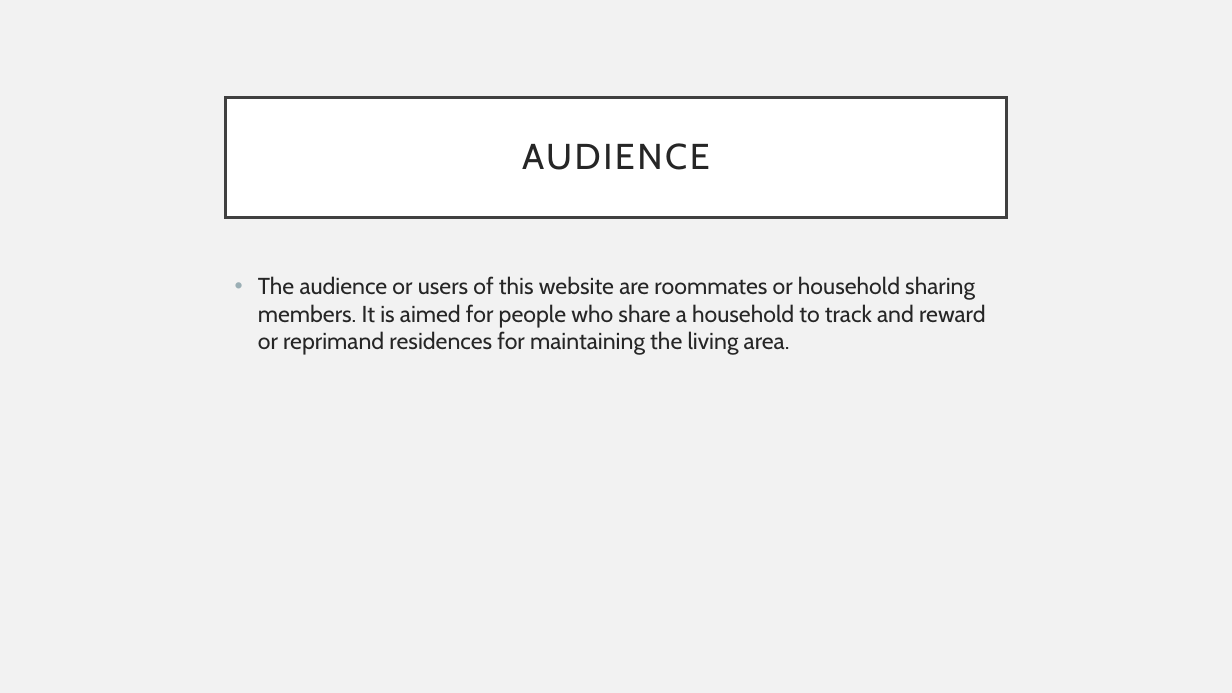
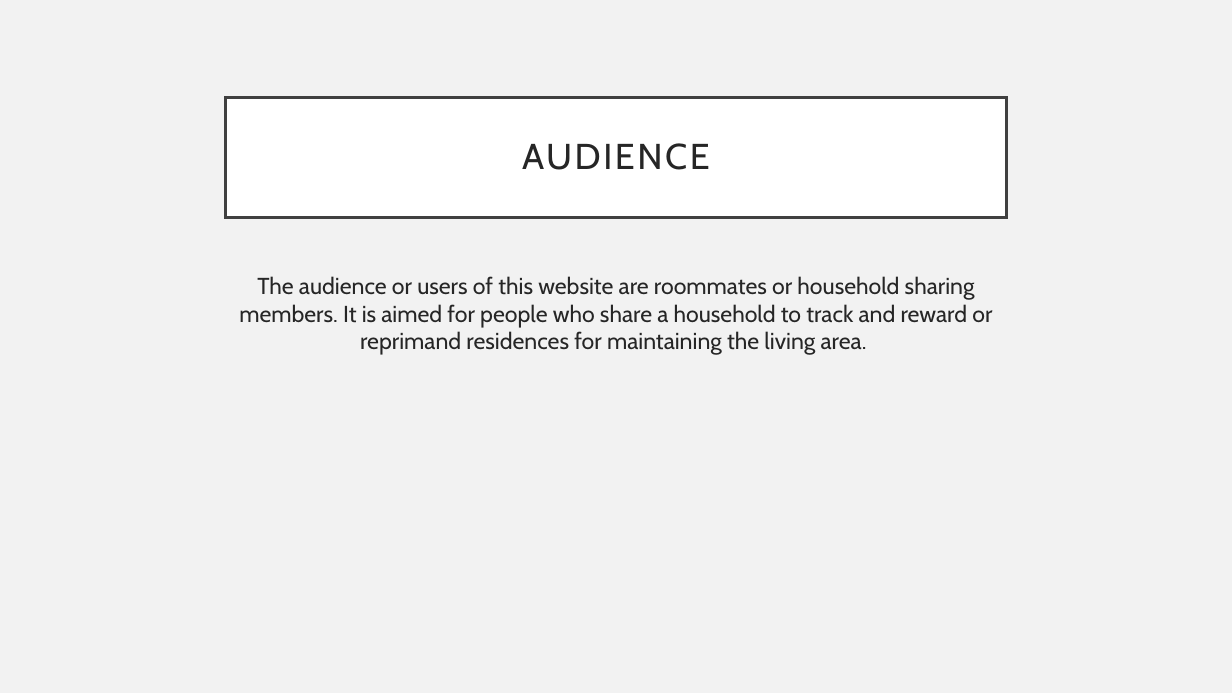
Before and after one commit to Risch1997/IIT-Project, a slide deck: slide 5 of OUR PRESENTATION.pptx (slide 3 before the commit). Drawn at 1232x693 pixels with LibreOffice and Linux fonts; fonts in the diff are those of the drawing. Boxes give left, top, right and bottom in pixels: in the first picture for what was removed or moved away, otherwise in the second. Text is boxed around its words. In the diff, an @@ line names an element or a change of style, - is before the commit and + after.

```diff
--- a/OUR PRESENTATION.pptx
+++ b/OUR PRESENTATION.pptx
@@ text "The audience or users of ..." at [239, 276, 992, 355]: alignment left to centre; bullet • to none @@
```
Also in this commit, not shown: 7 other slides changed, 5 slides added, 4 other files.
